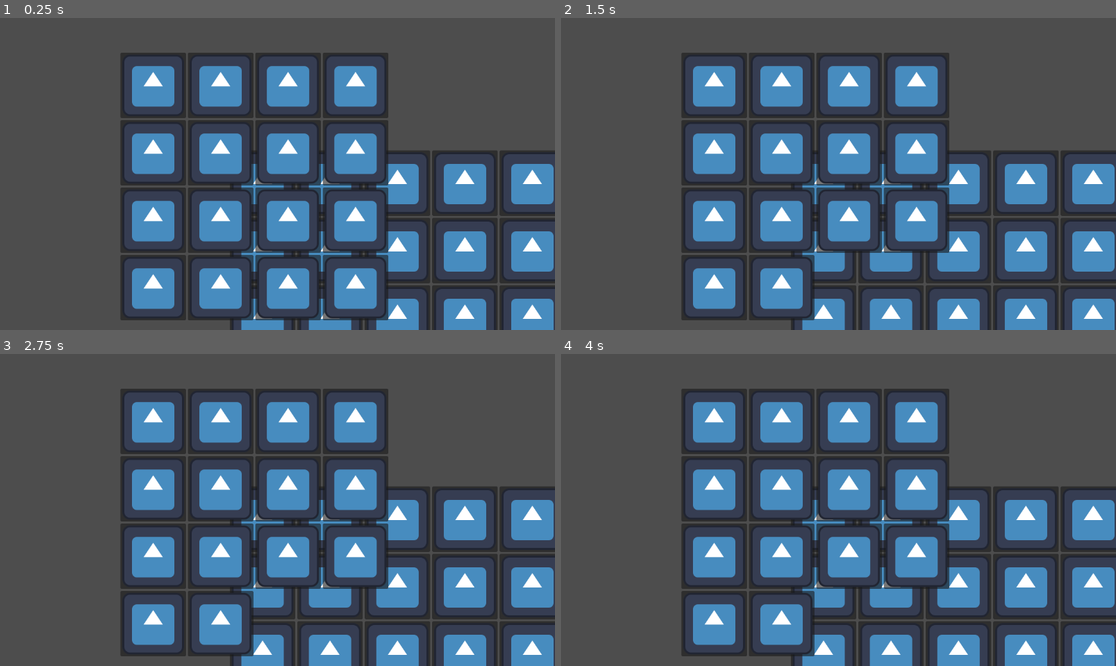
Above: before the commit, frames 1-4 (two rows, left to right).
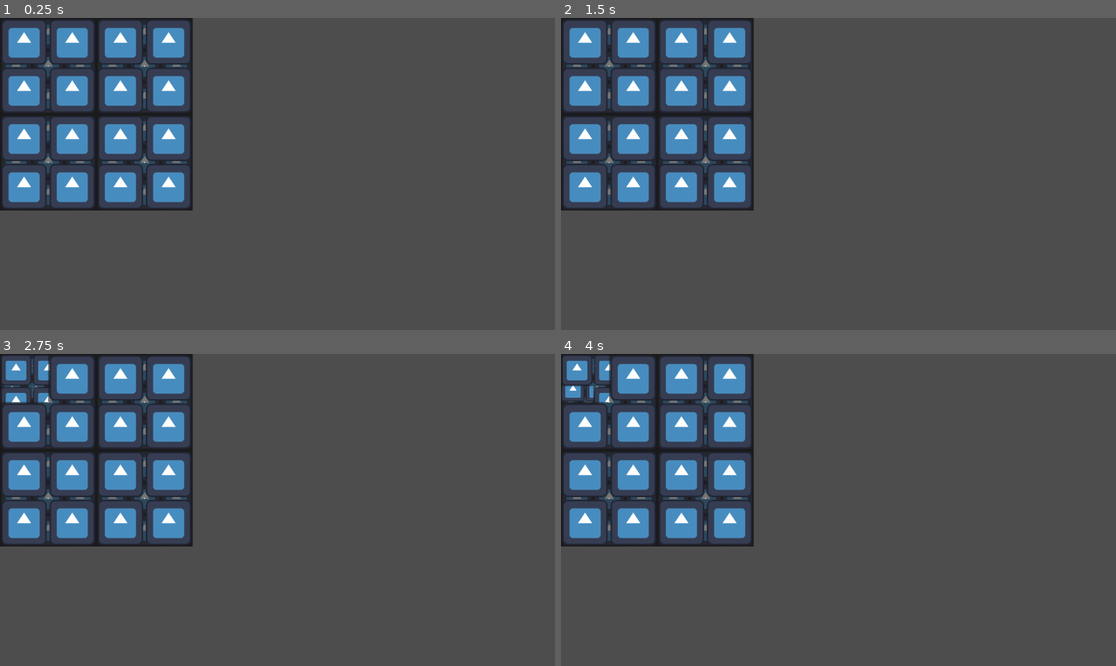
Above: after the commit, the same moments.

Repository: ana-mc-almeida/the-drill
Game: Godot game, scene res://scenes/game.tscn
The game is run twice, just before and just after one commit, with the same random seed, the same clock (stepped at 60 frames per second) and the same inputs. The engine's default icon, where the game draws it, is replaced by a stand-in: a white triangle on a blue panel in a dark square.
Inputs (mouse positions are in pixels of both pictures, inside the frame that each line leads up to):
- Up to frame 1 (0.25 s): no input
- Up to frame 2 (1.5 s): click (821, 183) at 0.52 s; click (888, 183) at 1.27 s
- Up to frame 3 (2.75 s): click (5, 378) at 2.02 s
- Up to frame 4 (4 s): click (960, 519) at 2.77 s; click (566, 394) at 3.52 s

The runs differ from the first frame. In frame 1, 48% of the frame differs, in the area x 0-100%, y 0-100%; in frame 2, 47%; in frame 3, 47%; in frame 4, 47%.

Commit message:
Add layer logic

Diff:
--- a/scenes/cell.tscn
+++ b/scenes/cell.tscn
@@ -4,6 +4,8 @@
 [ext_resource type="Script" path="res://scripts/cell.gd" id="2_0n57o"]
 
 [node name="Cell" type="Button"]
+offset_right = 136.0
+offset_bottom = 136.0
 toggle_mode = true
 icon = ExtResource("1_3n2fj")
 script = ExtResource("2_0n57o")
--- a/scenes/game.tscn
+++ b/scenes/game.tscn
@@ -6,15 +6,12 @@
 [node name="Game" type="Node2D"]
 script = ExtResource("1_psop8")
 
+[node name="Level5" parent="." instance=ExtResource("2_84bbb")]
+
+[node name="Level4" parent="." instance=ExtResource("2_84bbb")]
+
+[node name="Level3" parent="." instance=ExtResource("2_84bbb")]
+
 [node name="Level2" parent="." instance=ExtResource("2_84bbb")]
-offset_left = 477.0
-offset_top = 275.0
-offset_right = 477.0
-offset_bottom = 275.0
-columns = 6
 
 [node name="Level1" parent="." instance=ExtResource("2_84bbb")]
-offset_left = 250.0
-offset_top = 72.0
-offset_right = 290.0
-offset_bottom = 112.0
--- a/scenes/level.tscn
+++ b/scenes/level.tscn
@@ -2,8 +2,5 @@
 
 [ext_resource type="Script" path="res://scripts/level.gd" id="1_mqcjw"]
 
-[node name="Level" type="GridContainer"]
-offset_right = 40.0
-offset_bottom = 40.0
-columns = 4
+[node name="Level" type="Node2D"]
 script = ExtResource("1_mqcjw")
--- a/scripts/cell.gd
+++ b/scripts/cell.gd
@@ -8,6 +8,10 @@
 func set_grid_position(grid_position: Vector2i) -> void:
 	_grid_position = grid_position
 
+func get_grid_position() -> Vector2i:
+	return _grid_position
+
 func click() -> void:
-	get_parent().click(_grid_position)
-	visible = false
+	get_parent().click(self)
+	# visible = false
+	#mouse_filter = Control.MOUSE_FILTER_IGNORE
--- a/scripts/game_manager.gd
+++ b/scripts/game_manager.gd
@@ -3,5 +3,11 @@
 func _ready() -> void:
 	var level1 = get_node("Level1")
 	var level2 = get_node("Level2")
-	level2.generate_grid()
-	level1.generate_grid()
+	var level3 = get_node("Level3")
+	var level4 = get_node("Level4")
+	var level5 = get_node("Level5")
+	level1.generate_grid(400, 4)
+	level2.generate_grid(400, 6)
+	level3.generate_grid(400, 8)
+	level4.generate_grid(400, 10)
+	level5.generate_grid(400, 12)
--- a/scripts/level.gd
+++ b/scripts/level.gd
@@ -1,17 +1,24 @@
 class_name GridCell
-extends GridContainer
+extends Node2D
 
-var cell_scene: PackedScene
 var _matrix
 
-func generate_grid() -> void:
-	cell_scene = preload("res://scenes/cell.tscn")
+func get_cell_size(grid_size: float, level_size: int) -> float:
+	return grid_size / level_size
 
-	for i in range(columns):
-		for j in range(columns):
+func generate_grid(grid_size: float, level_size: int) -> void:
+	var cell_scene = preload("res://scenes/cell.tscn")
+	var cell_size = get_cell_size(grid_size, level_size)
+
+	for i in range(level_size):
+		for j in range(level_size):
 			var cell = cell_scene.instantiate()
 			cell.set_grid_position(Vector2i(i, j))
+			cell.set_scale(Vector2(cell_size / cell.size.x, cell_size / cell.size.y))
+			cell.position = Vector2(position.x + i * cell_size, position.y + j * cell_size)
 			add_child(cell)
 
-func click(grid_position: Vector2i) -> void:
-	print(name, " ", grid_position)
+#func click(grid_position: Vector2i) -> void:
+func click(btn: Node) -> void:
+	print(name, " ", btn.get_grid_position())
+	remove_child(btn)
